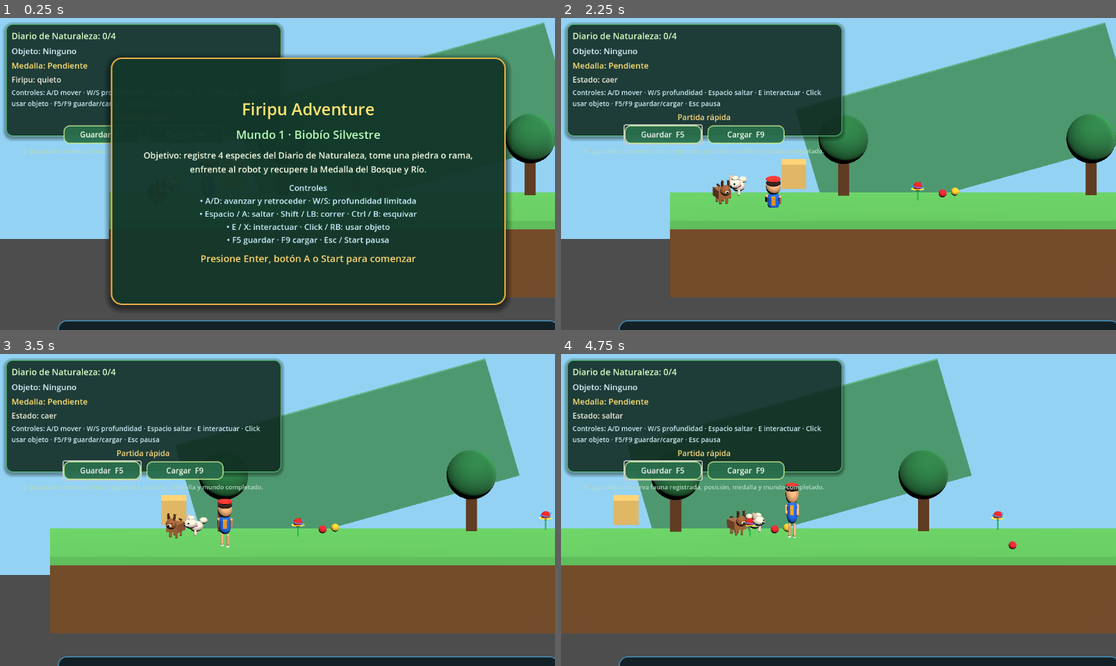
Above: before the commit, frames 1-4 (two rows, left to right).
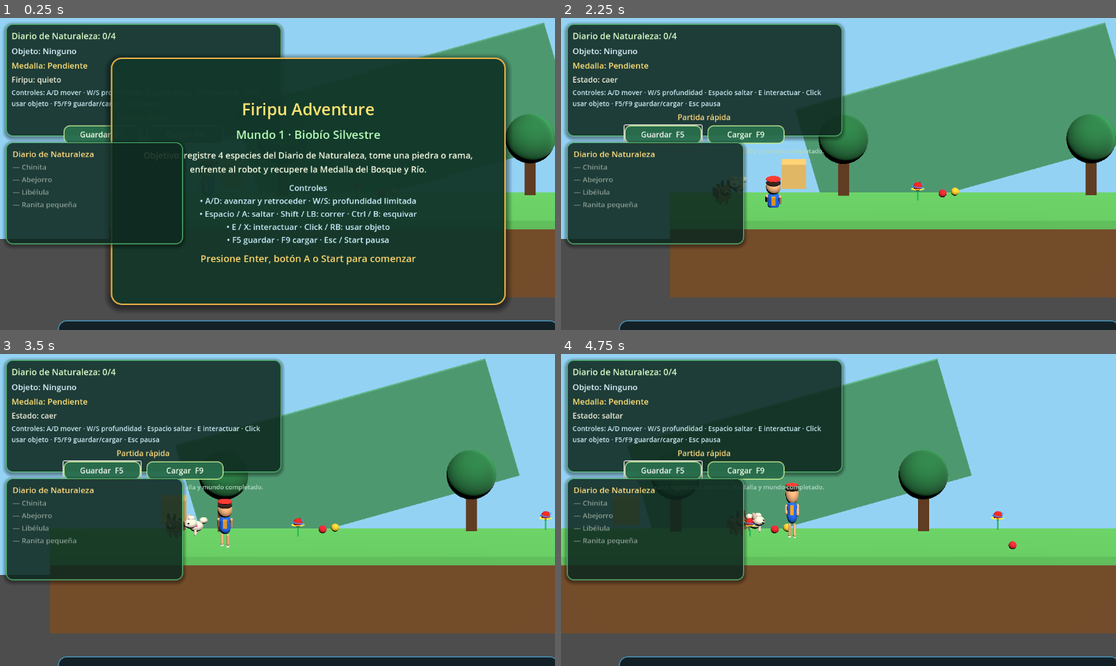
Above: after the commit, the same moments.

Repository: kokoro-kun-1/FiripuAdventure
Game: Godot game, scene res://scenes/levels/level_biobio_prototype.tscn
Same seed, same stepped clock (60 frames per second), same inputs: the game is played once before the commit and once after it.
Inputs (mouse positions are in pixels of both pictures, inside the frame that each line leads up to):
- Up to frame 1 (0.25 s): no input
- Up to frame 2 (2.25 s): click "Guardar F5" at 0.5 s; click "Cargar F9" at 1.25 s; tap Enter (ui_accept) at 2 s; move the mouse to (960, 158) at 2.02 s; hold D (move_right) from 2.03 s (still down); hold E (interact) from 2.03 s (still down); click (960, 158) at 2.17 s
- Up to frame 3 (3.5 s): tap Space (jump) at 2.27, 3.02 s; tap Shift (run) at 2.3, 2.85 s; move the mouse to (166, 525) at 2.77 s; release D (move_right) at 2.78 s; release E (interact) at 2.78 s; hold S (move_back) from 2.78 s (still down); tap E (interact) at 3.05 s
- Up to frame 4 (4.75 s): move the mouse to (894, 441) at 3.52 s; release S (move_back) at 3.53 s; hold D (move_right) 3.53-4.28 s; hold Shift (run) 3.53-4.28 s; tap Ctrl (dodge) at 3.6 s; move the mouse to (810, 572) at 4.27 s; hold W (move_forward) from 4.28 s (still down); tap E (interact) at 4.35 s; click (810, 572) at 4.42 s; tap Space (jump) at 4.52 s

The runs differ from the first frame. In frame 1, 6.8% of the frame differs, in the area x 0-34%, y 39-74%; in frame 2, 11%; in frame 3, 11%; in frame 4, 11%.

Commit message:
Diario de Naturaleza visual (panel de especies del Biobio)
- firipu_controller: senal species_registered(label) y registered_species[];
  register_collectible emite la especie una vez al diario.
- hud.gd: bind_player conecta species_registered; _on_species_registered
  marca la entrada correspondiente (✓ + verde) en el DiaryPanel.
- hud.tscn: DiaryPanel con 4 entradas (Chinita/Abejorro/Libélula/Ranita)
  que arrancan atenuadas y se marcan al registrar.
- tests/diary_test.tscn: registra las 4 especies y verifica las 4 marcas.
- 11/11 tests Godot headless en verde.
- Smoke test en ventana: Vulkan + RTX 3060, sin errores.

Diff:
--- a/scenes/ui/hud.tscn
+++ b/scenes/ui/hud.tscn
@@ -328,3 +328,42 @@
 theme_override_font_sizes/font_size = 16
 custom_minimum_size = Vector2(160, 42)
 text = "Salir"
+
+[node name="DiaryPanel" type="Panel" parent="."]
+theme_override_styles/panel = SubResource("StyleBoxFlat_hud_panel")
+offset_left = 12.0
+offset_top = 258.0
+offset_right = 380.0
+offset_bottom = 470.0
+
+[node name="DiaryVBox" type="VBoxContainer" parent="DiaryPanel"]
+offset_left = 14.0
+offset_top = 12.0
+offset_right = 354.0
+offset_bottom = 200.0
+theme_override_constants/separation = 4
+
+[node name="DiaryTitle" type="Label" parent="DiaryPanel/DiaryVBox"]
+theme_override_colors/font_color = Color(1, 0.86, 0.50, 1)
+theme_override_font_sizes/font_size = 17
+text = "Diario de Naturaleza"
+
+[node name="DiaryChinita" type="Label" parent="DiaryPanel/DiaryVBox"]
+theme_override_colors/font_color = Color(0.55, 0.62, 0.58, 1)
+theme_override_font_sizes/font_size = 15
+text = "— Chinita"
+
+[node name="DiaryAbejorro" type="Label" parent="DiaryPanel/DiaryVBox"]
+theme_override_colors/font_color = Color(0.55, 0.62, 0.58, 1)
+theme_override_font_sizes/font_size = 15
+text = "— Abejorro"
+
+[node name="DiaryLibelula" type="Label" parent="DiaryPanel/DiaryVBox"]
+theme_override_colors/font_color = Color(0.55, 0.62, 0.58, 1)
+theme_override_font_sizes/font_size = 15
+text = "— Libélula"
+
+[node name="DiaryRanita" type="Label" parent="DiaryPanel/DiaryVBox"]
+theme_override_colors/font_color = Color(0.55, 0.62, 0.58, 1)
+theme_override_font_sizes/font_size = 15
+text = "— Ranita pequeña"
--- /dev/null
+++ b/tests/diary_test.gd
@@ -0,0 +1,51 @@
+extends Node
+
+const TestUtils = preload("res://tests/test_utils.gd")
+const TEST_NAME: String = "DIARY_TEST"
+
+var level: Node = null
+
+func _ready() -> void:
+    print(TEST_NAME, ": starting")
+    level = TestUtils.load_main_level(self, TEST_NAME)
+    if level == null:
+        return
+    call_deferred("_run_test")
+
+func _run_test() -> void:
+    await get_tree().process_frame
+
+    var hud: Node = level.get_node_or_null("HUD")
+    var firipu: Node = TestUtils.firipu_node(level, self, TEST_NAME)
+    if hud == null or firipu == null:
+        TestUtils.fail(self, TEST_NAME, "faltan hud o firipu")
+        return
+
+    # Recolectar las 4 especies del nivel.
+    var collected := TestUtils.collectible_nodes(get_tree())
+    if collected.size() < 4:
+        TestUtils.fail(self, TEST_NAME, "se esperaban 4 coleccionables, hay %d" % collected.size())
+        return
+
+    for c in collected:
+        c.call("interact", firipu)
+    await get_tree().process_frame
+
+    # El HUD debe marcar las 4 entradas del Diario.
+    var marcadas := 0
+    for name in ["DiaryChinita", "DiaryAbejorro", "DiaryLibelula", "DiaryRanita"]:
+        var lbl: Node = hud.get_node_or_null("DiaryPanel/DiaryVBox/" + name)
+        if lbl == null:
+            TestUtils.fail(self, TEST_NAME, "falta nodo %s en el HUD" % name)
+            return
+        if lbl.text.begins_with("✓"):
+            marcadas += 1
+        else:
+            print(TEST_NAME, ": entrada no marcada: ", name, " -> ", lbl.text)
+
+    if marcadas != 4:
+        TestUtils.fail(self, TEST_NAME, "solo %d/4 especies marcadas en el Diario" % marcadas)
+        return
+
+    print(TEST_NAME, ": PASS")
+    get_tree().quit(0)
--- /dev/null
+++ b/tests/diary_test.tscn
@@ -0,0 +1,6 @@
+[gd_scene load_steps=2 format=3]
+
+[ext_resource type="Script" path="res://tests/diary_test.gd" id="1_diary"]
+
+[node name="DiaryTest" type="Node"]
+script = ExtResource("1_diary")
